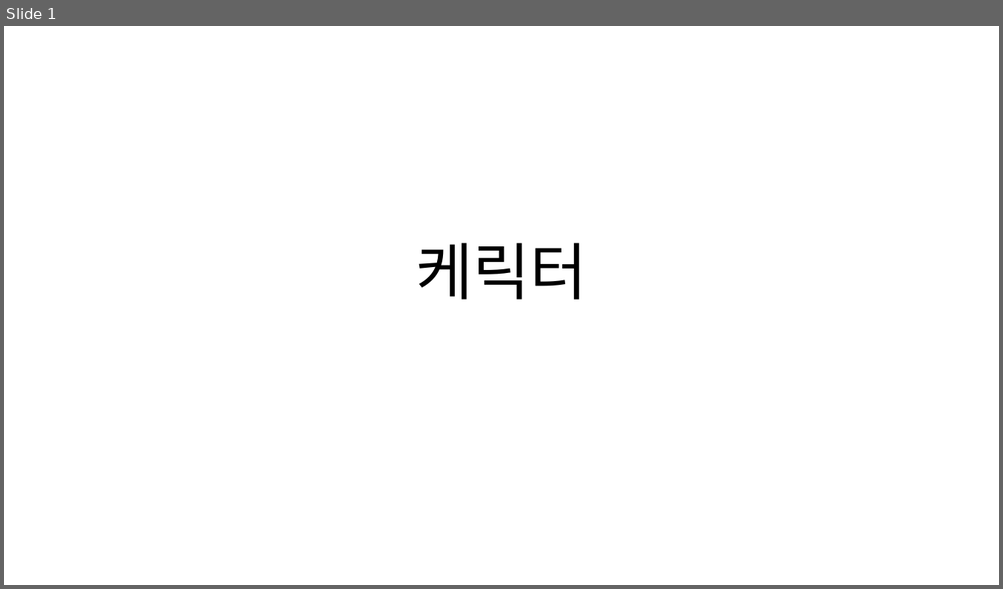
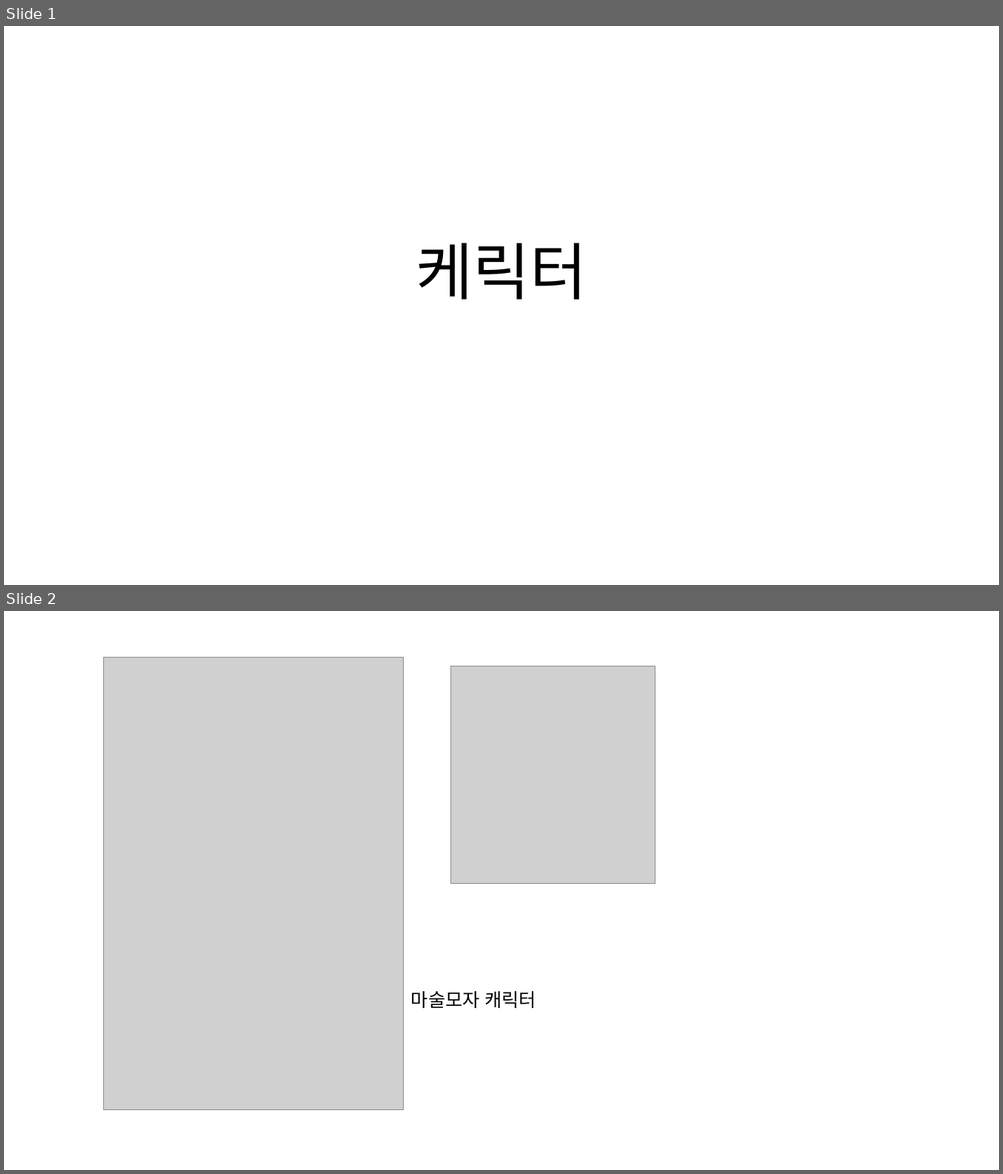
Before and after one commit to Pacman18/Plan, a slide deck: 캐릭터시리즈.pptx. Shown one above the other, each under a label of ours: slide 1 before the commit, slides 1 and 2 after it. The pictures are 1003x589 and 1003x1174 pixels, drawn with LibreOffice and Linux fonts; fonts in the diff are those of the drawing; grey boxes stand for pictures. Boxes give left, top, right and bottom in pixels: in the first picture for what was removed or moved away, otherwise in the second. Text is boxed around its words. In the diff, an @@ line names an element or a change of style, - is before the commit and + after.

```diff
--- a/캐릭터시리즈.pptx
+++ b/캐릭터시리즈.pptx
@@ slide 2 added at (4,611,999,1170), background #FFFFFF @@
@@ picture added at (103,658,403,1111) @@
@@ picture added at (450,667,654,884) @@
@@ text added at (411,991,537,1008), 18 pt, text #000000 @@
+마술모자 캐릭터
```
Also in this commit, not shown: 1 other slide added, 2 slides removed, 1 other file.
